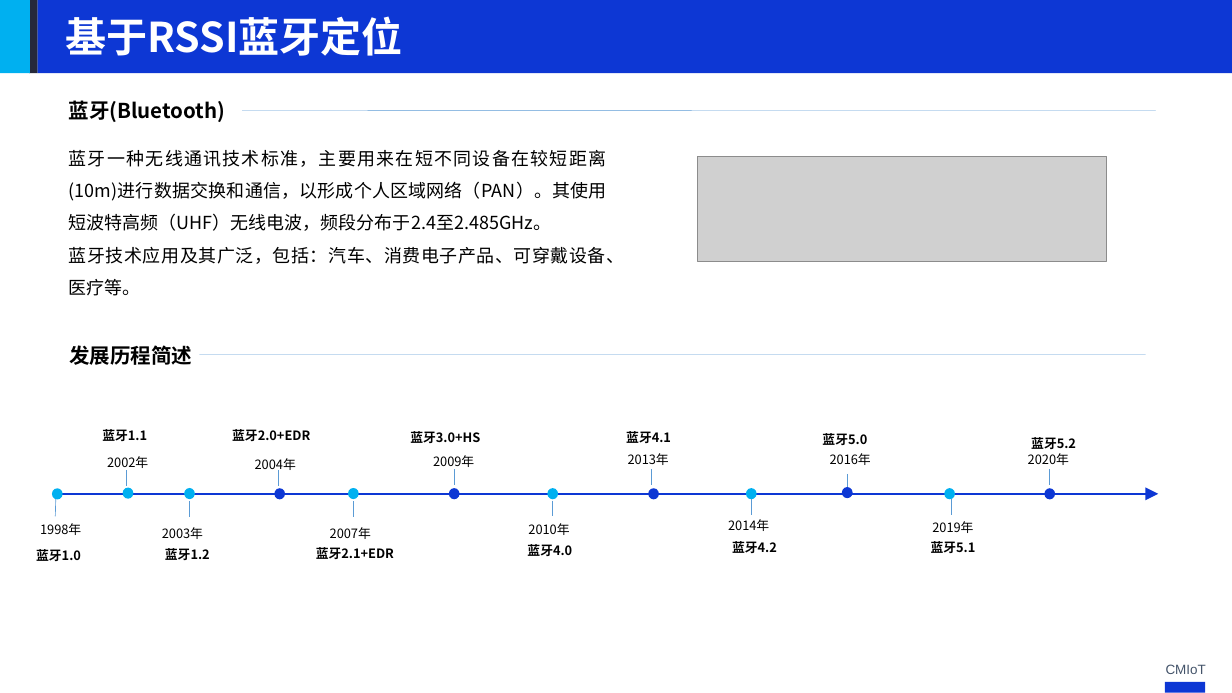
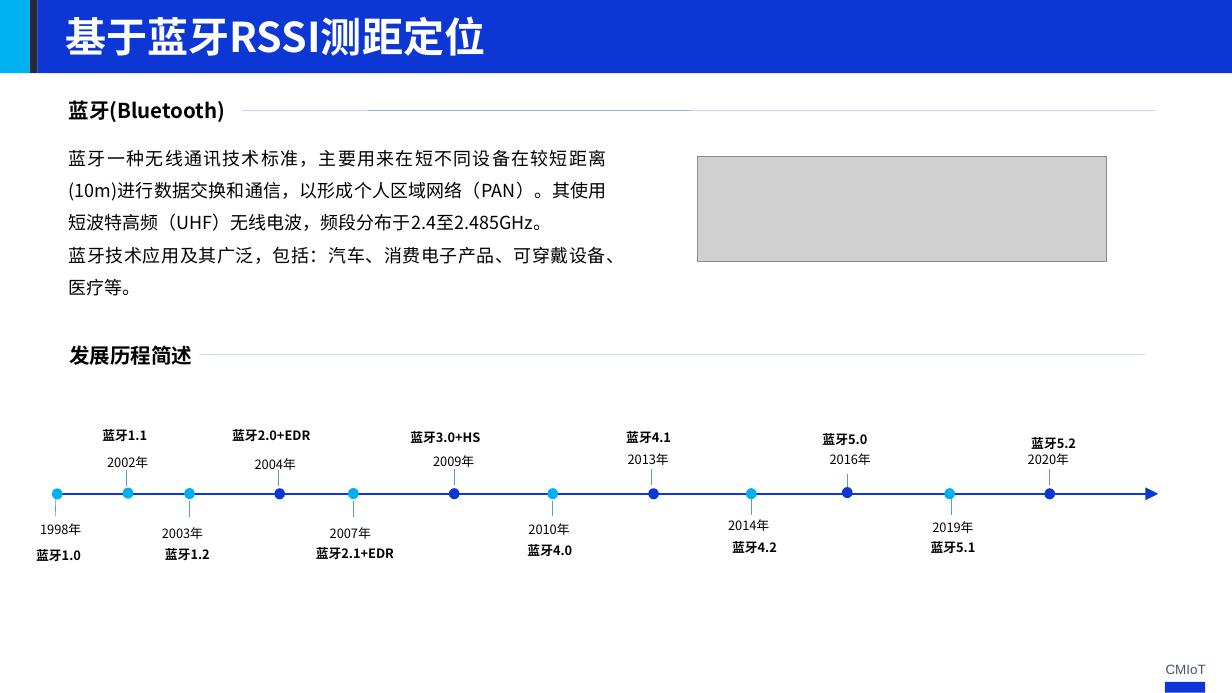
Before and after one commit to Joiner12/Notes, a slide deck: slide 8 of 室内蓝牙定位-基于RSSI测距.pptx. Drawn at 1232x693 pixels with LibreOffice and Linux fonts; fonts in the diff are those of the drawing; grey boxes stand for pictures; background and template pictures are left out. Boxes give left, top, right and bottom in pixels: in the first picture for what was removed or moved away, otherwise in the second. Text is boxed around its words. In the diff, an @@ line names an element or a change of style, - is before the commit and + after.

```diff
--- a/室内蓝牙定位-基于RSSI测距.pptx
+++ b/室内蓝牙定位-基于RSSI测距.pptx
@@ text at [65,16,485,56]: text changed @@
-基于RSSI蓝牙定位
+基于蓝牙RSSI测距定位
```
Also in this commit, not shown: 2 other slides changed, 2 other files.
